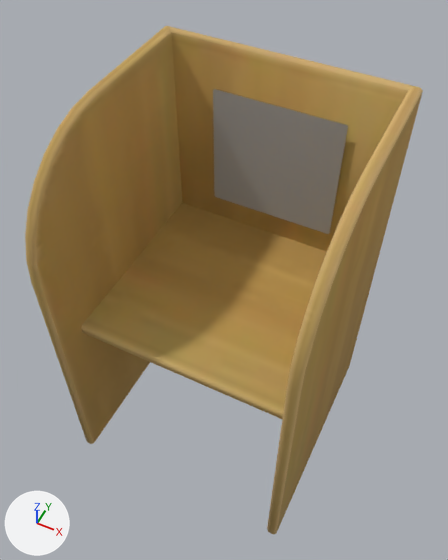
Renders of the glTF model app/static/room/models/f13163.glb from each side of a commit.
Camera for both pictures: a camera (50 mm lens) standing at (7.4, -14.7, 27.7) and looking at (-0.2, 0.5, 8.7). Lighting does not change. The marker at lower left points along +X, +Y and +Z. The picture after the commit comes second. Where no turn or scale is listed for an object, it has been applied to the vertices. Vertices at exactly the same position are counted once.

Script lines for the objects in view, before the commit:
```python
me_mesh_0 = bpy.data.meshes.new('Mesh_0')
me_mesh_0.from_pydata(...)  # 148 vertices, 272 faces; spans x 0.0..10.0, y -10.0..0.0, z 0.0..16.5
# faces by material slot: [270, 2]
me_mesh_0.materials.append(mat_mrebody)
me_mesh_0.materials.append(mat_mrefabric)
ob_mesh_0 = bpy.data.objects.new('Mesh_0', me_mesh_0)
ob_mesh_0.location = (-5.0, 4.99, 0.0)
```
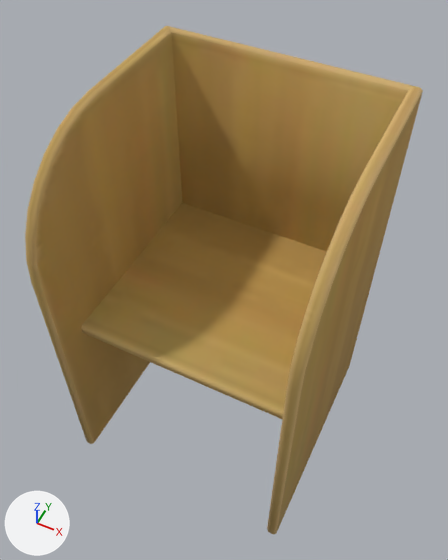
What the commit changed:
me_mesh_0 is used by ob_mesh_0; location (-5.0, 4.99, 0.0).
me_mesh_0 had 148 vertices, 272 faces and spanned x 0.0..10.0, y -10.0..0.0, z 0.0..16.5.
me_mesh_0 now has 144 vertices, 270 faces and spans x 0.0..10.0, y -10.0..0.0, z 0.0..16.5.
me_mesh_0 part 1: the loose piece of 4 vertices spanning x 2.2..7.8, y -0.4, z 9.0..14.5 is deleted.
me_mesh_0 no longer uses material mat_mrefabric.

Pixel boxes (x1, y1, x2, y2) of what changed, in the pictures (448 x 560 px):
part 1 of me_mesh_0, deleted
    before: (213, 89, 348, 234)
